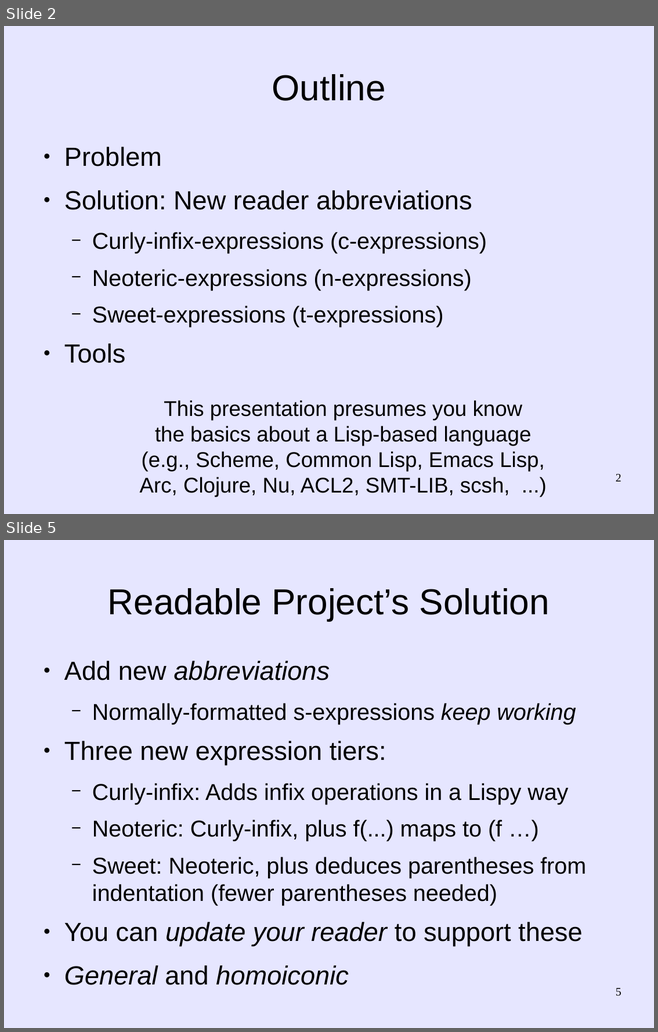
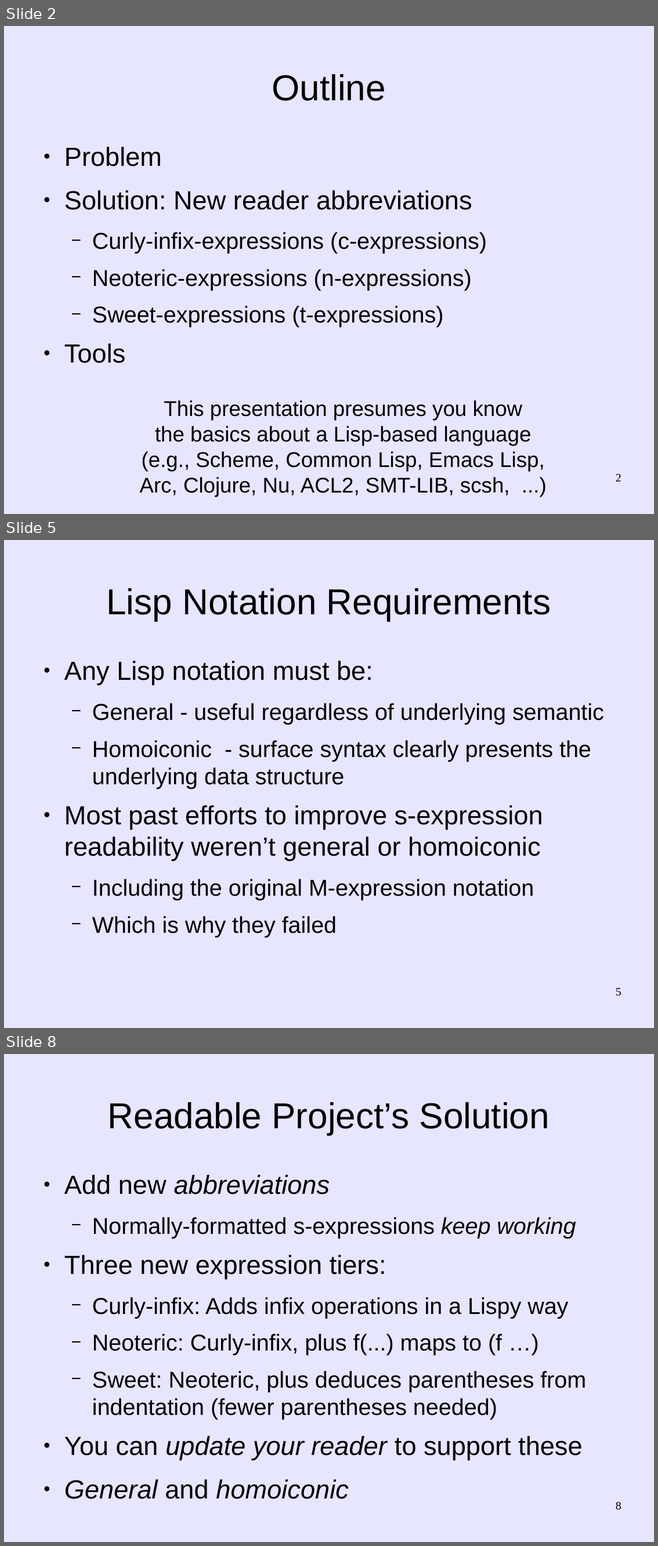
Before and after one commit to martin12333/Readable-Lisp-S-expressions, a slide deck: readable-s-expressions.odp. Shown one above the other, each under a label of ours: slides 2 and 5 before the commit, slides 2, 5 and 8 after it; the slides between them are not shown. The pictures are 658x1032 and 658x1546 pixels, drawn with LibreOffice and Linux fonts; fonts in the diff are those of the drawing. Boxes give left, top, right and bottom in pixels: in the first picture for what was removed or moved away, otherwise in the second. Text is boxed around its words. In the diff, an @@ line names an element or a change of style, - is before the commit and + after.

Commit message:
readable-s-expressions.odp: Refinements suggested by Arne Babenhauserheide
  - Modified .odp presentation, based on refinements suggested by
    Arne Babenhauserheide.  The .odp isn't the same as Arne's, but
    it splits the material into more slides, and uses some formats
    he suggested.

```diff
--- a/readable-s-expressions.odp
+++ b/readable-s-expressions.odp
@@ slide 5 added at <box>4,540,654,1028</box>, background #E6E6FF @@
@@ title added at <box>106,588,550,621</box>, 44 pt, text #000000 @@
+Lisp Notation Requirements
@@ text added at <box>64,661,604,937</box>, 28 pt, text #000000 @@
+● Any Lisp notation must be:
+  − General - useful regardless of underlying semantic
+  − Homoiconic - surface syntax clearly presents the underlying data structure
+● Most past efforts to improve s-expression readability weren’t general or homoiconic
+  − Including the original M-expression notation
+  − Which is why they failed
@@ page number added at <box>615,988,621,996</box>, 14 pt, text #000000 @@
+5
@@ what was slide 5 is now slide 8 @@
@@ page number at <box>615,1502,621,1510</box>: text changed @@
-5
+8
```
Also in this commit, not shown: 8 slides changed, 3 other slides added.
